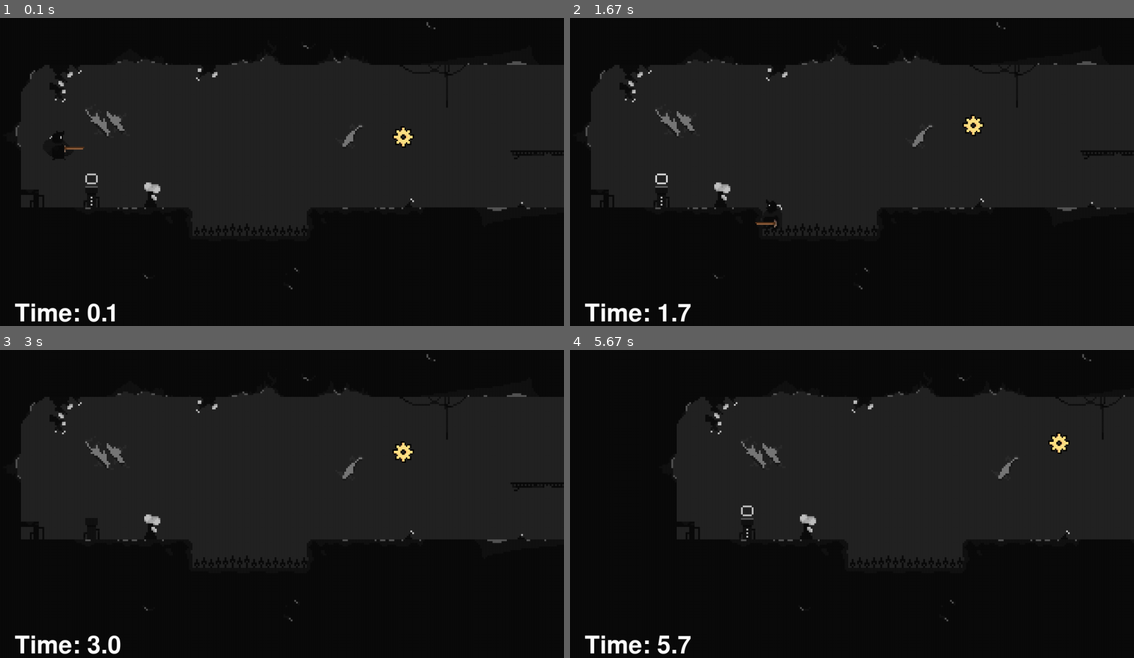
Above: before the commit, frames 1-4 (two rows, left to right).
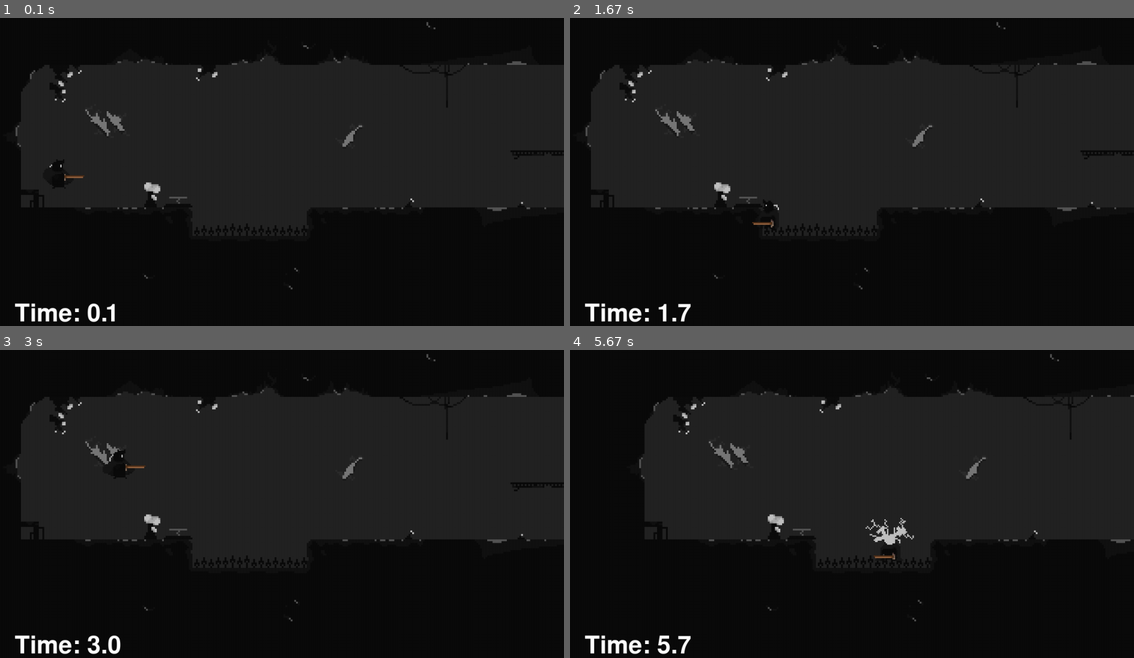
Above: after the commit, the same moments.

Repository: James-Cocker/Pygame-Platformer
Game: pygame game, started from Python_Platformer.py
Same seed, same stepped clock (60 frames per second), same inputs: the game is played once before the commit and once after it.
Inputs:
- Up to frame 1 (0.1 s): no input
- Up to frame 2 (1.67 s): hold Right 0.33-0.8 s; hold Right 0.83-1.3 s; tap Space at 0.9, 1.2, 1.4 s; hold Left from 1.33 s (still down)
- Up to frame 3 (3 s): tap Space at 1.7, 2.8 s; release Left at 1.87 s; hold Right from 2.73 s (still down)
- Up to frame 4 (5.67 s): tap Space at 3.1, 3.47, 3.77, 3.97, 4.27, 4.47, 4.77, 4.97, 5.27 s; release Right at 3.37 s; hold Left 3.4-3.87 s; hold Right 3.9-4.37 s; hold Right 4.4-4.87 s; hold Left 4.9-5.43 s

The runs differ from the first frame. In frame 1, 0.4% of the frame differs, in the area x 8-74%, y 35-61%; in frame 2, 0.3%; in frame 3, 0.3%; in frame 4, 2.6%, in the area x 12-100%, y 1-89%.

Commit message:
Got player spawn point working

Diff:
--- a/Blocks_And_Objects.py
+++ b/Blocks_And_Objects.py
@@ -11,20 +11,14 @@
         self.rect = self.image.get_rect(midbottom = (pos[0]+(size[0]/2), pos[1]+(TileSize)))             # Give the rectangle for the surface the same dimensions as the image, where pos is a tuple for the top left
                                                                                                          # of the image. I have chosen to force this into being the 'midbottom' as when the class is inherited from
                                                                                                          # animated objects, not all objects are the same height and width (e.g spring).
-        # If deciding to draw the abstract levd2424el, the different blocks are colour coded as such
+        # If deciding to draw the abstract level, the different blocks are colour coded as such
         if type == 'Normal':
             self.image.fill('Gray')
         elif type == 'Damaging':
             self.image.fill('Red')
         elif type == 'Platform':
             self.image.fill('Blue')
-        # Uncomment this, and comment out the filling of images for programmer mode including the animated objects
-        # elif type == 'Spring':
-        #     self.image.fill('Yellow')
-        # elif type == 'Respawn':
-        #     self.image.fill('Orange')
-        # elif type == 'Portal':
-        #     self.image.fill('Green')
+
 
     # Will reset level upon player death
     def ResetLevel(self, XOffset):
--- a/Levels.py
+++ b/Levels.py
@@ -119,14 +119,15 @@
                     self.tiles.add(tile)
                     self.AnimatedObjects.add(tile)
                 elif CurrentValue == PlayerSpawn:
-                    print("Make Player")
                     PlayerSprite = Player((x, y))
                     self.player.add(PlayerSprite)
 
+
         self.RespawnPointLocations.sort(key=lambda key:key[0])          # Sort respawn point locations by their x value, then set them IDs. This is because the player will always move through the level left to right,
                                                                         # so the first respawn point will always be the leftmost one
 
         # Allows for a max of 5 respawn points (not flexible, but a for or while loop is unessesary)
+
         for RespawnPointNum in self.RespawnPoints:
             if RespawnPointNum.rect.x == self.RespawnPointLocations[0][0]:
                 RespawnPointNum.ID = 1
@@ -311,20 +312,29 @@
             for Enemy in self.enemies:
                 Enemy.ResetLevel(self.DistanceMovedX)
 
-            # Start the startup animation of the respawn point
-            for RespawnPointNum in self.RespawnPoints:
-                if RespawnPointNum.ID == self.RespawnReached and RespawnPointNum.Status != 'Startup':
-                    RespawnPointNum.Status = 'Startup'
-                    RespawnPointNum.FrameIndex = 0
-                    break
-
-                # Reset Player
-                if RespawnPointNum.Status == 'Startup' and (int(RespawnPointNum.FrameIndex) == len(RespawnPointNum.Animation) - 2):
-                    player.Direction.y = 0
-                    RespawnPointNum.Status = 'Idle'
-                    player.FrameIndex = 0
-                    player.rect = player.image.get_rect(topleft = player.RespawnPoint)
-                    player.Alive = True
+            # Reset Player if they havent hit a respawn point
+            if self.RespawnReached == 0:
+                player.Direction.y = 0
+                player.FrameIndex = 0
+                player.rect = player.image.get_rect(topleft = player.RespawnPoint)
+                player.Alive = True
+            else:
+                # Start the startup animation of the respawn point
+                for RespawnPointNum in self.RespawnPoints:
+                    if RespawnPointNum.ID == self.RespawnReached and RespawnPointNum.Status != 'Startup':
+                        RespawnPointNum.Status = 'Startup'
+                        RespawnPointNum.FrameIndex = 0
+                        break
+
+                    # Reset Player
+                    if RespawnPointNum.Status == 'Startup' and (int(RespawnPointNum.FrameIndex) == len(RespawnPointNum.Animation) - 2):
+                        RespawnPointNum.Status = 'Idle'
+                        player.Direction.y = 0
+                        player.FrameIndex = 0
+                        player.rect = player.image.get_rect(topleft = player.RespawnPoint)
+                        player.Alive = True
+
+
 
     def UpdateTimer(self, DisableTimer):
         # Update timer by subtracting current time from level start time
@@ -350,8 +360,6 @@
             self.background.update(self.WorldShiftX)
             self.background.draw(self.display_surface)
 
-        self.AnimatedObjects.draw(self.display_surface)
-
 
         # --- Check for End of Game ---
 
@@ -363,13 +371,13 @@
 
         # --- Animation ---
 
-        # Enemies
+        # - Enemies -
         for Enemy in self.enemies:
             Enemy.update(self.WorldShiftX)
             self.display_surface.blit(Enemy.image, (Enemy.rect.x, Enemy.rect.y))
 
-
-        # --- World shifting and Player ---
+        # - Objects -
+        self.AnimatedObjects.draw(self.display_surface)
 
         # Check that the portal isnt warping before changing the player or scrolling the world
         if self.portal.Status != 'Warp':
--- a/Levels/Level 0/Level 0.csv
+++ b/Levels/Level 0/Level 0.csv
@@ -2,9 +2,9 @@
 142,142,142,142,142,142,142,142,142,142,142,142,142,142,142,142,142,142,142,142,142,142,142,142,142,142,142,142,142,142 …(208 unchanged characters)…
 142,-1,-1,-1,-1,-1,-1,-1,-1,-1,-1,-1,-1,-1,-1,-1,-1,-1,-1,-1,-1,-1,-1,-1,-1,-1,-1,-1,-1,-1,142,142,-1,-1,-1,-1,-1,-1,-1,-1,142,142,142,142,-1,-1,-1,-1,-1,-1,-1,305,-1,-1,-1,-1,-1,-1,-1,-1,142,-1,-1,-1,-1,-1,-1,-1,-1,-1,-1,-1,142,142,-1,-1,-1,-1,-1,-1,-1,-1,-1,-1,-1,-1,-1,-1,-1,142
 142,-1,-1,-1,-1,-1,-1,-1,-1,-1,-1,-1,-1,-1,-1,-1,-1,-1,-1,-1,-1,-1,-1,-1,-1,-1,-1,-1,-1,-1,-1,-1,-1,-1,-1,-1,-1,-1,-1,-1,-1,-1,-1,-1,-1,-1,-1,-1,142,142,142,142,142,142,142,-1,-1,-1,-1,-1,142,-1,-1,-1,-1,-1,-1,-1,-1,-1,-1,142,142,-1,-1,-1,-1,-1,-1,-1,-1,-1,-1,-1,-1,-1,-1,-1,-1,142
-142,-1,285,-1,-1,-1,-1,-1,-1,-1,-1,-1,-1,-1,307,-1,-1,-1,-1,-1,-1,-1,-1,142,142,142,142,-1,290,-1,-1,-1,-1,-1,-1,-1,-1,-1,-1,-1,-1,-1,-1,-1,-1,73,60,72,142,-1,-1,-1,-1,-1,142,-1,-1,-1,-1,-1,142,-1,-1,-1,-1,142,142,142,142,142,142,142,-1,-1,-1,-1,-1,270,270,-1,-1,-1,-1,294,295,-1,-1,-1,-1,142
-142,-1,-1,291,-1,-1,-1,-1,-1,-1,-1,-1,-1,-1,-1,-1,-1,-1,73,59,60,72,-1,142,-1,-1,142,142,142,142,142,142,142,142,270,271,271,270,270,142,142,-1,-1,-1,-1,-1,-1,-1,142,-1,-1,-1,-1,-1,142,270, …(114 unchanged characters)…
-142,-1,-1,305,-1,-1,-1,-1,-1,-1,-1,-1,-1,-1,-1,-1,-1,-1,-1,-1,-1,-1,-1,142,-1,-1,-1,-1,-1,-1,-1,-1,-1,-1,-1,-1,-1,-1,-1,-1,142,142,142,142,142,142,142,142,142,-1,-1,-1,-1,-1,142,142,142,142,-1,142,142,142,142,142,142,-1,-1,-1,-1,-1,-1,-1,-1,-1,-1,281,-1,142,142,-1,-1,-1,-1,322,323,-1,-1,-1,-1,142
+142,-1,-1,-1,-1,-1,-1,-1,-1,-1,-1,-1,-1,-1,-1,-1,-1,-1,-1,-1,-1,-1,-1,142,142,142,142,-1,-1,-1,-1,-1,-1,-1,-1,-1,-1,-1,-1,-1,-1,-1,-1,-1,-1,73,60,72,142,-1,-1,-1,-1,-1,142,-1,-1,-1,-1,-1,142,-1,-1,-1,-1,142,142,142,142,142,142,142,-1,-1,-1,-1,-1,270,270,-1,-1,-1,-1,294,295,-1,-1,-1,-1,142
+142,-1,285,-1,-1,-1,-1,-1,-1,-1,-1,-1,-1,-1,-1,-1,-1,-1,73,59,60,72,-1,142,-1,-1,142,142,142,142,142,142,142,142,270,271,271,270,270,142,142,-1,-1,290,-1,-1,-1,-1,142,-1,-1,-1,-1,-1,142,270, …(114 unchanged characters)…
+142,-1,-1,-1,-1,-1,281,-1,-1,-1,-1,-1,-1,-1,-1,-1,-1,-1,-1,-1,-1,-1,-1,142,-1,-1,-1,-1,-1,-1,-1,-1,-1,-1,-1,-1,-1,-1,-1,-1,142,142,142,142,142,142,142,142,142,-1,-1,-1,-1,-1,142,142,142,142,-1,142,142,142,142,142,142,-1,-1,-1,-1,-1,-1,-1,-1,-1,-1,281,-1,142,142,-1,-1,-1,-1,322,323,-1,-1,-1,-1,142
 142,142,142,142,142,142,142,270,271,270,270,142,142,142,142,142,142,142,142,142,142,142,142,142,-1,-1,-1,-1,-1,-1,-1,-1 …(191 unchanged characters)…
--1,-1,-1,-1,-1,-1,-1,-1,-1,-1,-1,-1,-1,-1,-1,-1,-1,-1,-1,-1,-1,-1,-1,-1,-1,-1,-1,-1,-1,-1,-1,-1,-1,-1,-1,-1,-1,-1,-1,-1,-1,-1,-1,-1,-1,-1,-1,-1,-1,-1,-1,-1,-1,-1,-1,142,-1,-1,-1,290,-1,-1,-1,-1,-1,-1,-1,-1,-1,-1,-1,-1,-1,142,142,-1,-1,-1,-1,-1,-1,-1,-1,-1,-1,-1,-1,-1,-1,-1
+-1,-1,-1,-1,-1,-1,-1,-1,-1,-1,-1,-1,-1,-1,-1,-1,-1,-1,-1,-1,-1,-1,-1,-1,-1,-1,-1,-1,-1,-1,-1,-1,-1,-1,-1,-1,-1,-1,-1,-1,-1,-1,-1,-1,-1,-1,-1,-1,-1,-1,-1,-1,-1,-1,-1,142,-1,-1,-1,-1,-1,-1,-1,-1,-1,-1,-1,-1,-1,-1,-1,-1,-1,142,142,-1,-1,-1,-1,-1,-1,-1,-1,-1,-1,-1,-1,-1,-1,-1
 -1,-1,-1,-1,-1,-1,-1,-1,-1,-1,-1,-1,-1,-1,-1,-1,-1,-1,-1,-1,-1,-1,-1,-1,-1,-1,-1,-1,-1,-1,-1,-1,-1,-1,-1,-1,-1,-1,-1,-1,-1,-1,-1,-1,-1,-1,-1,-1,-1,-1,-1,-1,-1,-1,-1,142,142,142,142,142,142,142,142,142,142,142,271,271,271,271,142,142,142,142,-1,-1,-1,-1,-1,-1,-1,-1,-1,-1,-1,-1,-1,-1,-1,-1
Binary file changed: Levels/Level 0/Level 0.png
